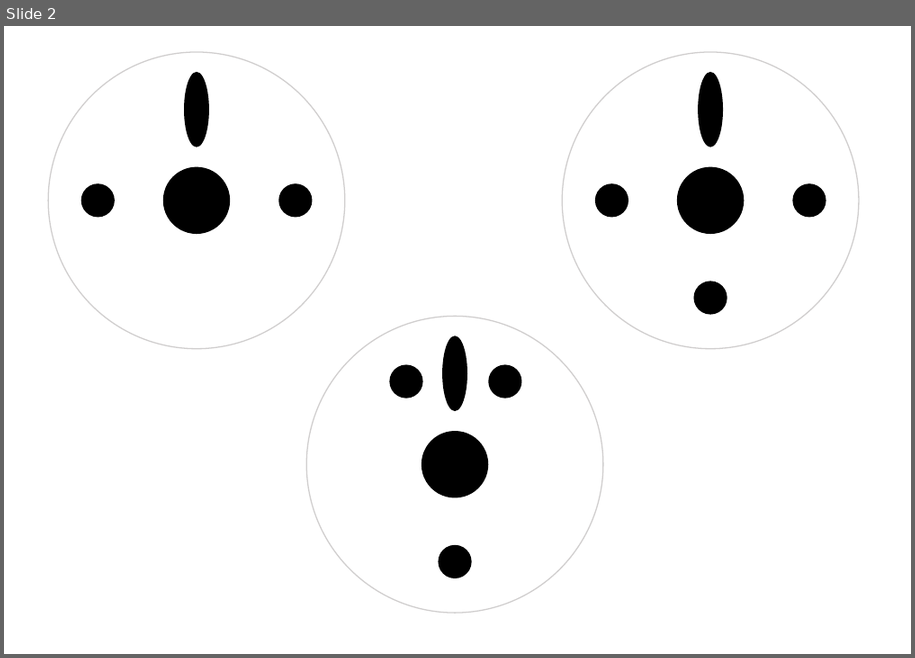
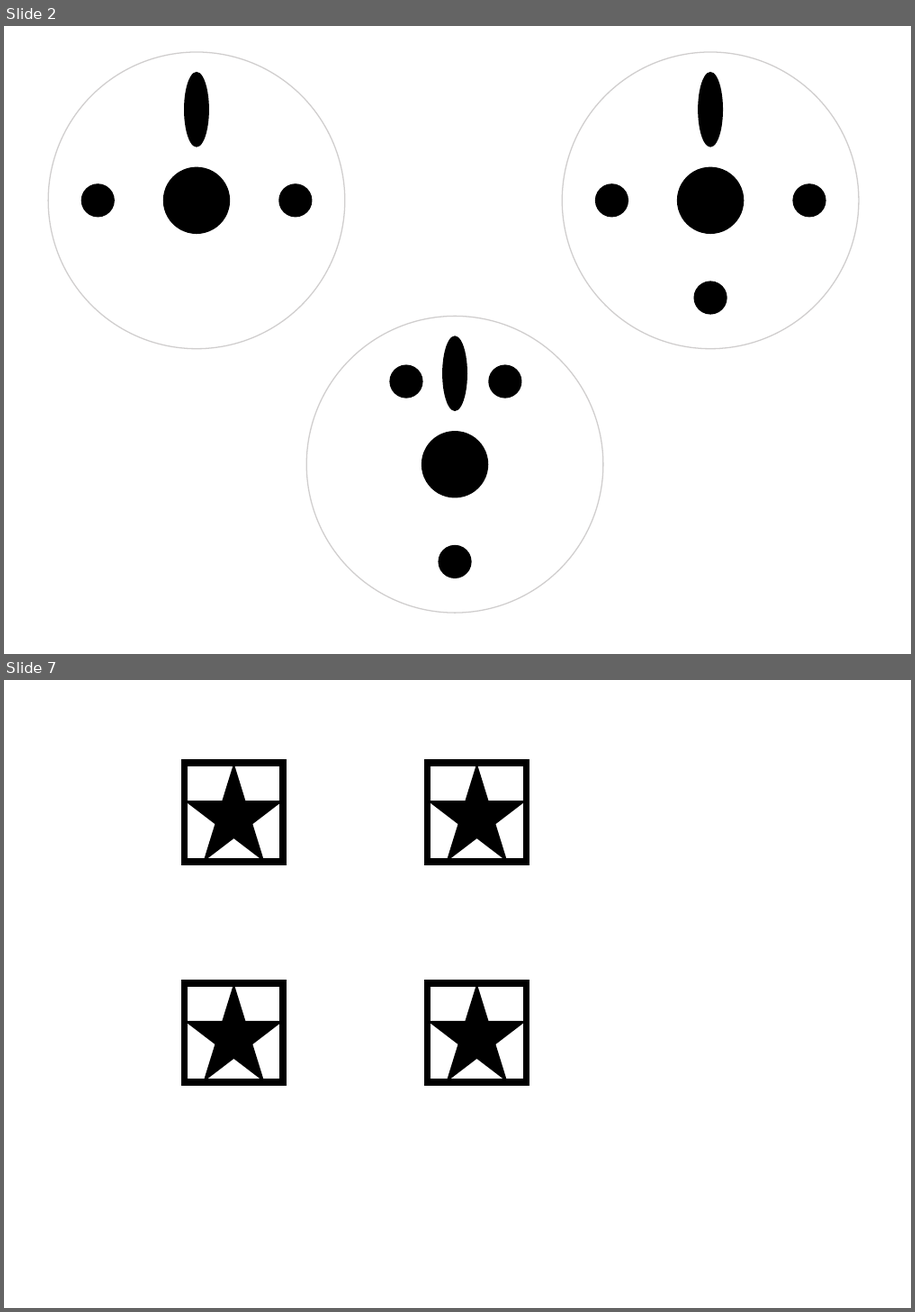
Before and after one commit to BioBoost/raceberry_detector, a slide deck: images/images.pptx. Shown one above the other, each under a label of ours: slide 2 before the commit, slides 2 and 7 after it; the slides between them are not shown. The pictures are 915x658 and 915x1312 pixels, drawn with LibreOffice and Linux fonts; fonts in the diff are those of the drawing. Boxes give left, top, right and bottom in pixels: in the first picture for what was removed or moved away, otherwise in the second. Text is boxed around its words. In the diff, an @@ line names an element or a change of style, - is before the commit and + after.

```diff
--- a/images/images.pptx
+++ b/images/images.pptx
@@ slide 7 added at [4, 680, 911, 1308], background #FFFFFF @@
@@ rectangle added at [184, 763, 283, 862], outline #000000 6 pt @@
@@ star added at [184, 763, 283, 862], fill #000000 @@
@@ rectangle added at [428, 763, 527, 862], outline #000000 6 pt @@
@@ star added at [428, 763, 527, 862], fill #000000 @@
@@ rectangle added at [184, 983, 283, 1082], outline #000000 6 pt @@
@@ star added at [184, 983, 283, 1082], fill #000000 @@
@@ rectangle added at [428, 983, 527, 1082], outline #000000 6 pt @@
@@ star added at [428, 983, 527, 1082], fill #000000 @@
```
Also in this commit, not shown: 6 other slides added, 5 other files.
